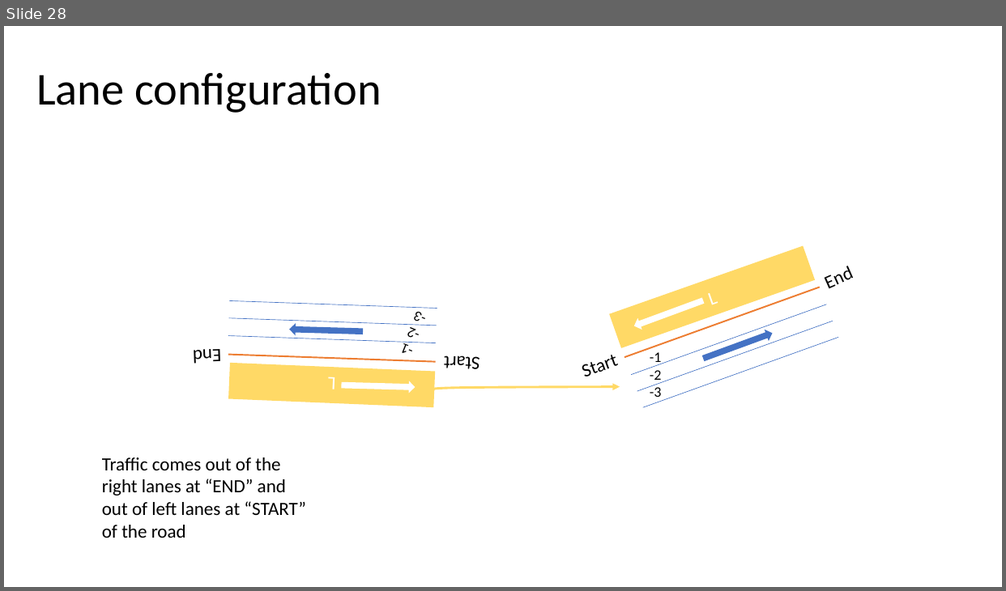
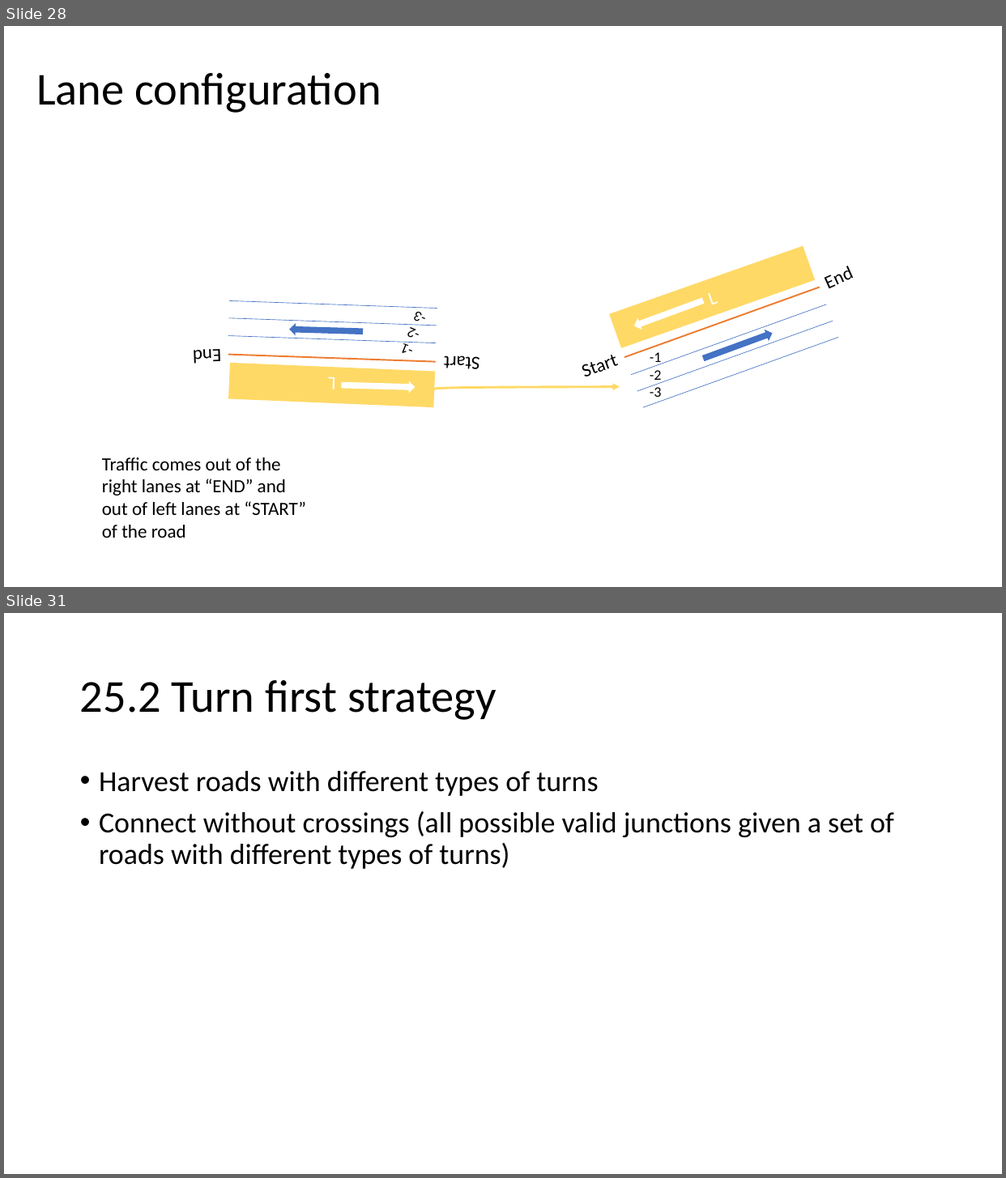
Before and after one commit to AugmentedDesignLab/junction-art, a slide deck: plan/challenges.pptx. Shown one above the other, each under a label of ours: slide 28 before the commit, slides 28 and 31 after it; the slides between them are not shown. The pictures are 1006x591 and 1006x1178 pixels, drawn with LibreOffice and Linux fonts; fonts in the diff are those of the drawing. Boxes give left, top, right and bottom in pixels: in the first picture for what was removed or moved away, otherwise in the second. Text is boxed around its words. In the diff, an @@ line names an element or a change of style, - is before the commit and + after.

Commit message:
strategies to generate diff lane configurations in junctions

```diff
--- a/plan/challenges.pptx
+++ b/plan/challenges.pptx
@@ slide 31 added at box(4, 613, 1002, 1174), background #FFFFFF @@
@@ title added at box(80, 680, 496, 720), 44 pt, text #000000 @@
+25.2 Turn first strategy
@@ text added at box(99, 771, 894, 869), 28 pt, text #000000 @@
+• Harvest roads with different types of turns
+• Connect without crossings (all possible valid junctions given a set of roads with different types of turns)
```
Also in this commit, not shown: 5 other slides added, 4 other files.
